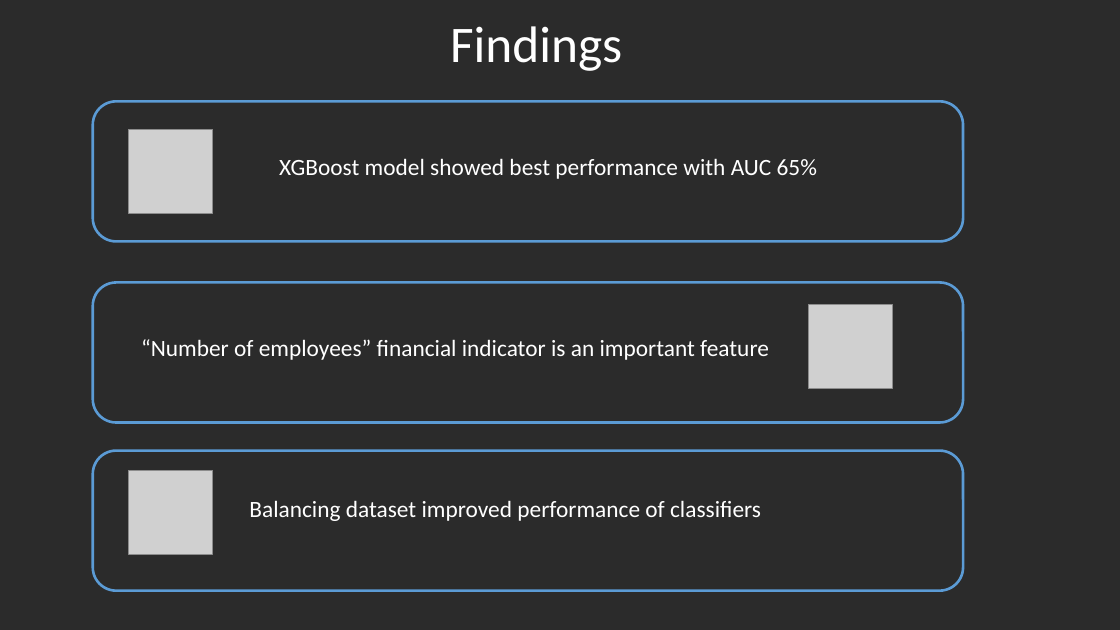
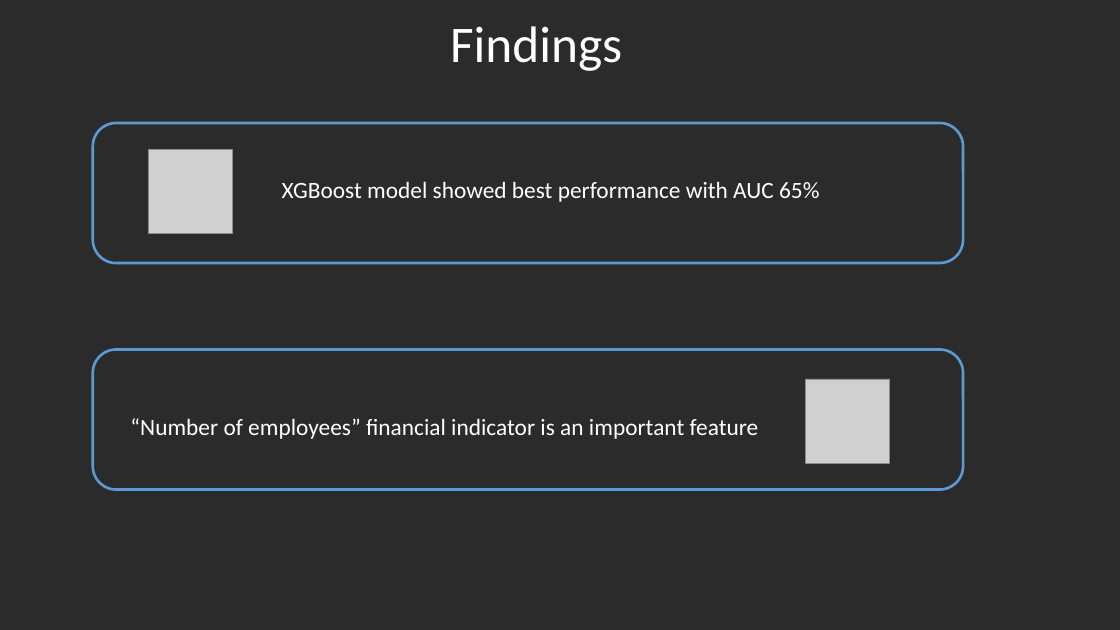
Before and after one commit to kumaran-R/Bank-Marketing-Analysis, a slide deck: slide 6 of slides/Bank Marketing Campaign Analysis.pptx. Drawn at 1120x630 pixels with LibreOffice and Linux fonts; fonts in the diff are those of the drawing; grey boxes stand for pictures; background and template pictures are left out; a plain dark background stands for a picture behind light text. Boxes give left, top, right and bottom in pixels: in the first picture for what was removed or moved away, otherwise in the second. Text is boxed around its words. In the diff, an @@ line names an element or a change of style, - is before the commit and + after.

```diff
--- a/slides/Bank Marketing Campaign Analysis.pptx
+++ b/slides/Bank Marketing Campaign Analysis.pptx
@@ rounded rectangle: place and size @@
-rounded rectangle at [92, 102, 963, 242]
+rounded rectangle at [92, 123, 963, 263]
@@ picture: place and size @@
-picture at [129, 129, 213, 213]
+picture at [149, 150, 233, 234]
@@ text "XGBoost model showed best performance ...": place and size @@
-text "XGBoost model showed best performance ..." at [279, 158, 817, 179]
+text "XGBoost model showed best performance ..." at [282, 181, 819, 202]
@@ rounded rectangle: place and size @@
-rounded rectangle at [92, 282, 963, 423]
+rounded rectangle at [92, 350, 963, 490]
@@ picture: place and size @@
-picture at [808, 304, 892, 388]
+picture at [806, 379, 890, 463]
@@ text "“Number of employees” financial indicator ...": place and size @@
-text "“Number of employees” financial indicator ..." at [141, 339, 769, 360]
+text "“Number of employees” financial indicator ..." at [130, 418, 759, 439]
@@ rounded rectangle removed at [92, 450, 963, 591] @@
@@ picture removed at [129, 471, 213, 555] @@
@@ text removed at [249, 500, 761, 521] @@
-Balancing dataset improved performance of classifiers
```
Also in this commit, not shown: 1 other slide changed, 1 other file.
